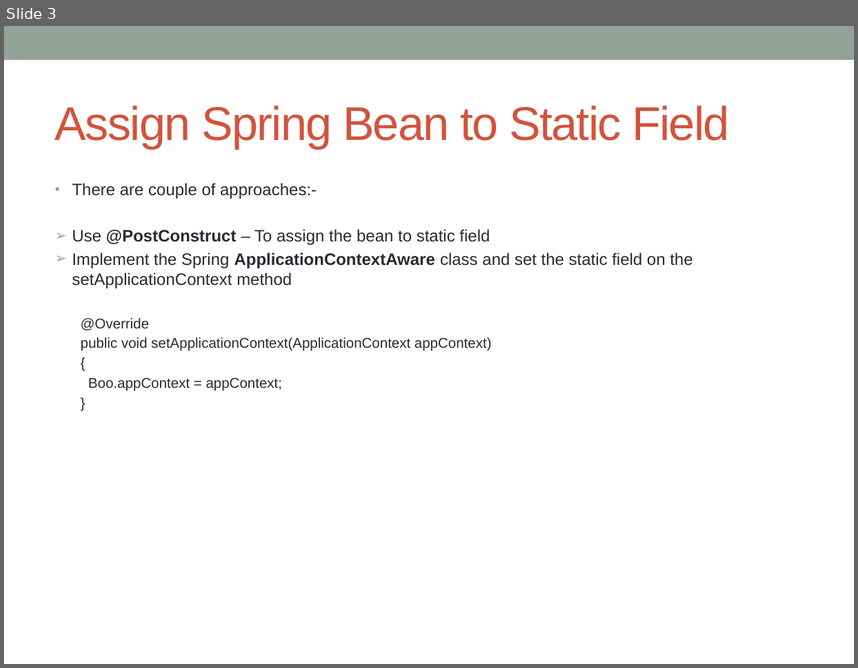
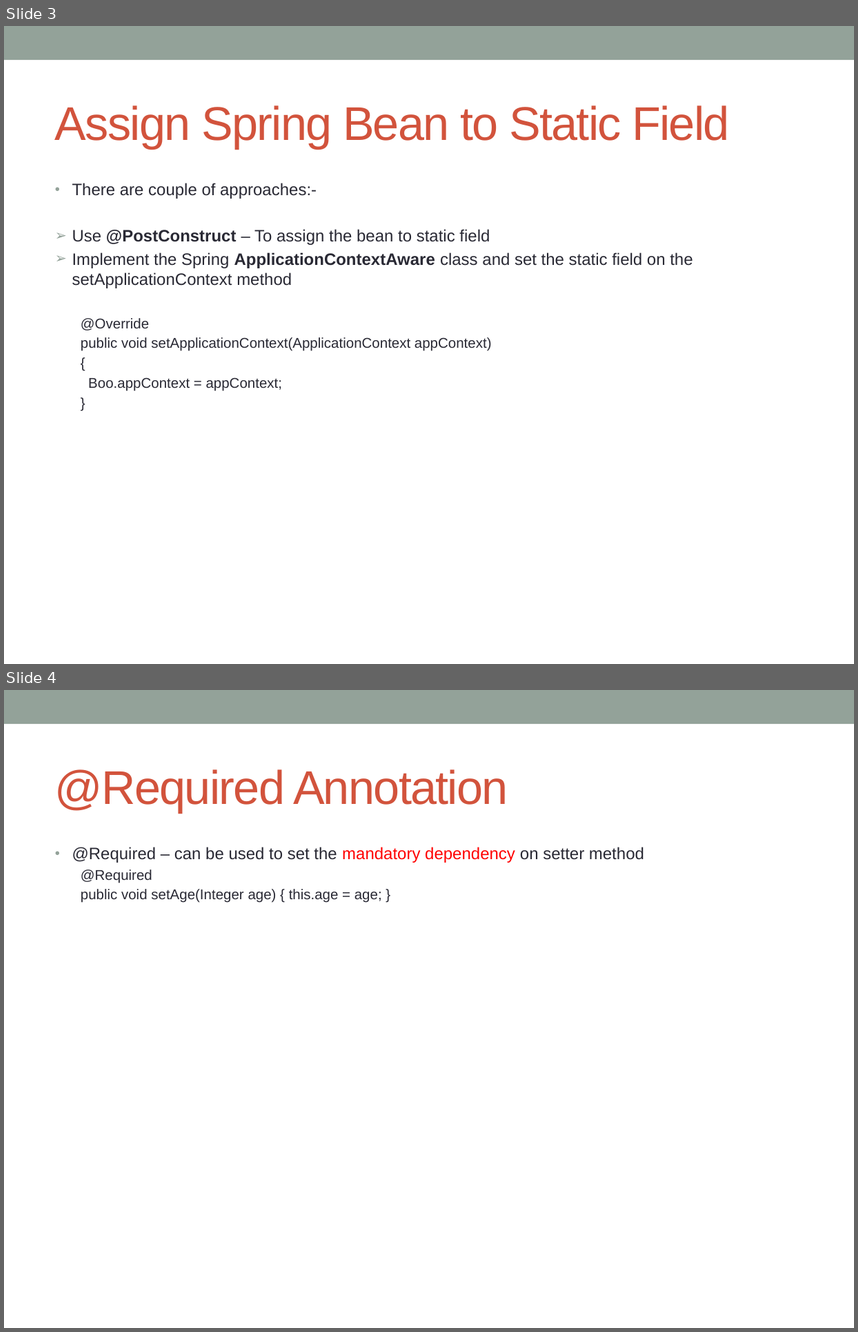
Before and after one commit to notionquest/ProjectDocumentation, a slide deck: SpringCore.pptx. Shown one above the other, each under a label of ours: slide 3 before the commit, slides 3 and 4 after it. The pictures are 858x668 and 858x1332 pixels, drawn with LibreOffice and Linux fonts; fonts in the diff are those of the drawing. Boxes give left, top, right and bottom in pixels: in the first picture for what was removed or moved away, otherwise in the second. Text is boxed around its words. In the diff, an @@ line names an element or a change of style, - is before the commit and + after.

Commit message:
@Required annotation on setter method

```diff
--- a/SpringCore.pptx
+++ b/SpringCore.pptx
@@ slide 4 added at (4,690,854,1328), background #FFFFFF; not listed: 1 template element that a slide beside it also shows @@
@@ title added at (55,769,508,813), 40 pt, text #D2533C @@
+@Required Annotation
@@ text added at (72,847,644,903), 14 pt, text #292934 @@
+• @Required – can be used to set the mandatory dependency on setter method
+  @Required
+  public void setAge(Integer age) { this.age = age; }
```
